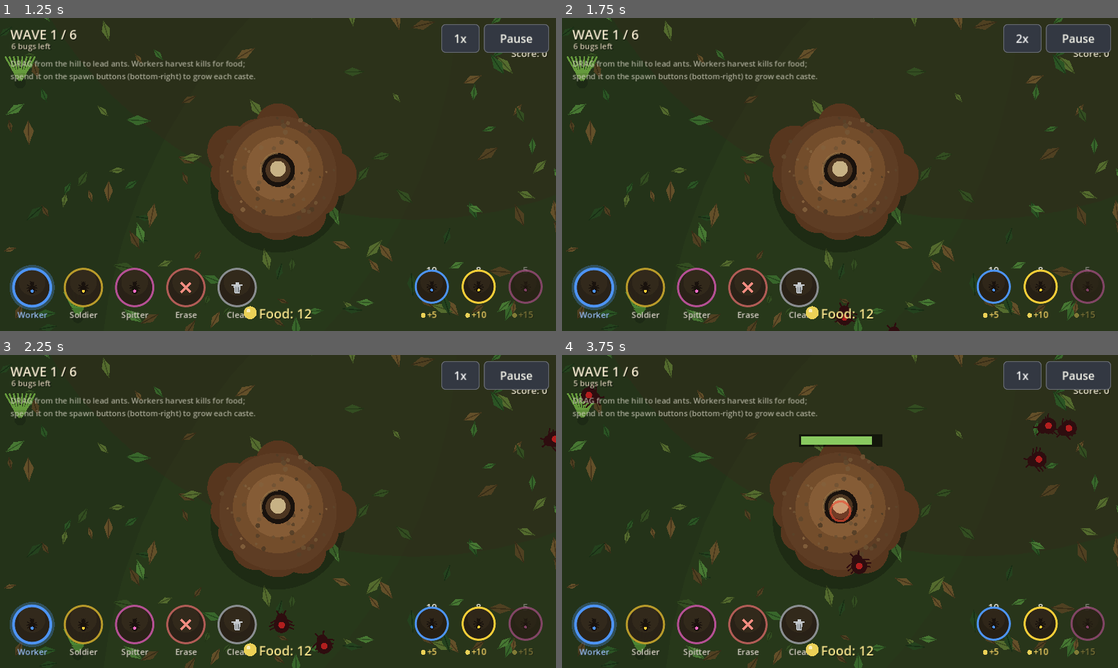
Above: before the commit, frames 1-4 (two rows, left to right).
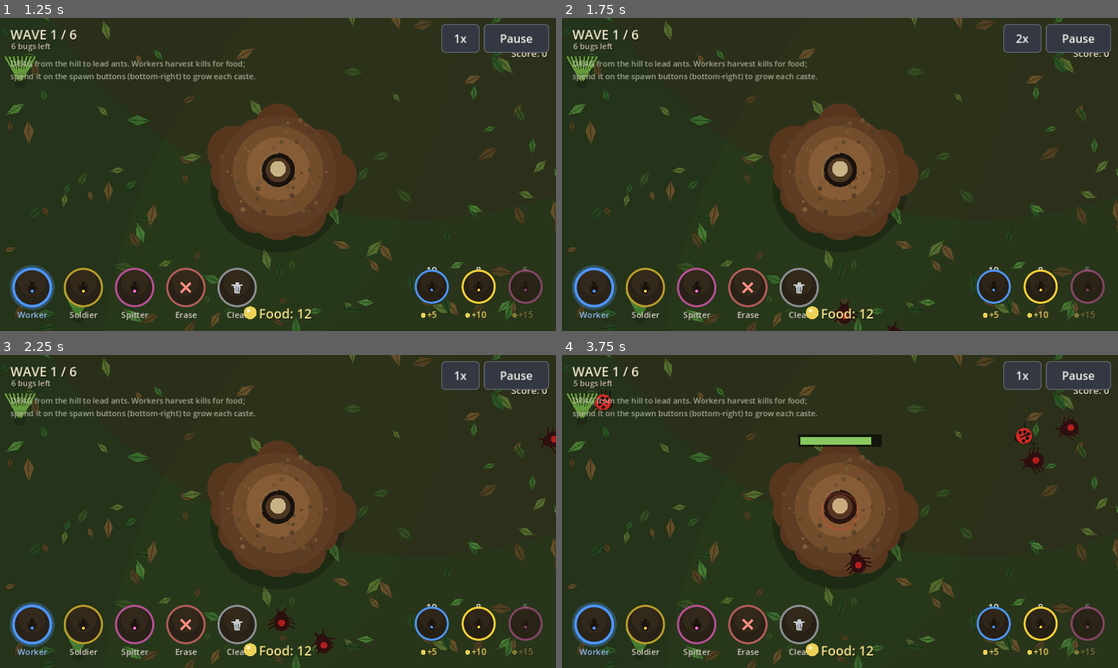
Above: after the commit, the same moments.

Repository: getarsenal/colony-commander
Game: Godot game, scene res://scenes/Main.tscn
Two runs of this game, one before a commit and one after it. Both use one fixed random seed, a clock stepped at 60 frames per second and the inputs below.
Inputs:
- Up to frame 1 (1.25 s): click "Call Wave" at 0.5 s
- Up to frame 2 (1.75 s): click "1x" at 1.25 s
- Up to frame 3 (2.25 s): click "2x" at 2 s
- Up to frame 4 (3.75 s): click "1x" at 2.75 s; click "2x" at 3.5 s

Frame 1 is identical in both runs. In frame 2, less than 0.1% of the frame differs, in the area x 48-62%, y 90-100%; in frame 3, 0.2%; in frame 4, 2.1%, in the area x 0-100%, y 0-100%.

Commit message:
Varied enemy bugs: beetle / ladybug / pillbug / fly / boss
Replace the single enemy with a roster, each with its own stats, food reward and
drawn look (sim/enemy.gd):
- Beetle (basic), Ladybug (quick, low HP), Pillbug (armoured tank), Fly (fast,
  winged), Boss (hulking, spiky, big hill-bite and food reward).
- WaveDirector picks a wave-scaled composition; a Boss arrives from wave 4 on
  (saved for the tail of the wave), with a screen-shake + "BOSS DOWN" beat.
- Kills now drop a carcass worth that bug's food value (boss husks are bigger
  and worth far more); on_enemy_killed/_drop_carcass/Carcass.drop_at thread the
  value through.

Validated: parses clean; headless smoke spawning + killing every kind (incl.
boss death) ran clean; verified each kind's look via xvfb frame renders; web
build re-exported.

https://claude.ai/code/session_011hkUGhTeefueTvzyEjhAPX

Diff:
--- a/sim/carcass.gd
+++ b/sim/carcass.gd
@@ -15,6 +15,7 @@
 var _alive := false
 var director = null
 var _bob := 0.0
+var _bscale := 1.0
 
 func _ready() -> void:
 	visible = false
@@ -25,10 +26,11 @@
 	_alive = false
 	visible = false
 
-func drop_at(pos: Vector2) -> void:
+func drop_at(pos: Vector2, value: int = FOOD_VALUE) -> void:
 	position = pos
 	rotation = randf() * TAU
-	food_value = FOOD_VALUE
+	food_value = value
+	_bscale = clampf(0.85 + value * 0.035, 0.85, 2.2)  # bigger bodies = bigger husks
 	claimed = false
 	_alive = true
 	_bob = randf() * TAU
@@ -65,8 +67,9 @@
 
 func _draw() -> void:
 	# a curled, pale husk with a soft food-glow so it reads as "grab me"
+	var b := BODY * _bscale
 	var glow := 0.5 + sin(_bob) * 0.12
-	draw_circle(Vector2.ZERO, BODY + 3.0, Color(0.95, 0.85, 0.35, 0.12 * glow))
-	draw_circle(Vector2.ZERO, BODY, Color(0.55, 0.50, 0.30))
-	draw_circle(Vector2(-2.0, -1.0), BODY * 0.55, Color(0.68, 0.62, 0.40))
-	draw_arc(Vector2.ZERO, BODY + 1.5, 0.0, TAU, 10, Color(0.30, 0.26, 0.16), 1.2)
+	draw_circle(Vector2.ZERO, b + 3.0, Color(0.95, 0.85, 0.35, 0.12 * glow))
+	draw_circle(Vector2.ZERO, b, Color(0.55, 0.50, 0.30))
+	draw_circle(Vector2(-2.0, -1.0) * _bscale, b * 0.55, Color(0.68, 0.62, 0.40))
+	draw_arc(Vector2.ZERO, b + 1.5, 0.0, TAU, 10, Color(0.30, 0.26, 0.16), 1.2)
--- a/sim/enemy.gd
+++ b/sim/enemy.gd
@@ -1,41 +1,46 @@
-## An attacking bug: the thing your colony defends against (handoff §5 / §7).
-##
-## Faithful to Anthill: enemies enter from the map edge and advance on the
-## anthill. Ants whose trail reaches them fight them; if an enemy reaches the
-## hill it bites the base (hill HP) and then dies. A slain enemy drops a Carcass
-## for Workers to harvest — that carcass IS the food economy's source.
-##
-## Pooled by WaveDirector exactly like ants are pooled by the Colony, so heavy
-## waves never instantiate/free per spawn (same 60fps discipline as step 1).
+## An attacking bug. Several distinct kinds (handoff §5/§7), faithful to the
+## original's varied roster: a basic Beetle, a quick Ladybug, an armoured Pillbug
+## tank, a fast Fly, and a hulking Boss. Each has its own stats, food reward and
+## drawn look. Pooled by the WaveDirector like before.
 class_name Enemy
 extends Node2D
 
 enum State { IDLE, ADVANCING, FIGHTING }
-
-# --- tuning -------------------------------------------------------------------
-const SPEED := 34.0              # px/sec crawl toward the hill
-const MAX_HP := 30.0
-const TOUCH_RANGE := 15.0        # how close an ant must be for us to bite it
+enum Kind { BEETLE, LADYBUG, PILLBUG, FLY, BOSS }
+
+# per-kind: hp, walk speed, bite (vs ants), hill bite, body radius, food reward
+const STATS := {
+	Kind.BEETLE:  {"hp": 30.0, "spd": 34.0, "bite": 6.0,  "hill": 10.0, "body": 7.0,  "food": 5},
+	Kind.LADYBUG: {"hp": 22.0, "spd": 42.0, "bite": 5.0,  "hill": 8.0,  "body": 7.0,  "food": 4},
+	Kind.PILLBUG: {"hp": 64.0, "spd": 22.0, "bite": 9.0,  "hill": 14.0, "body": 9.0,  "food": 8},
+	Kind.FLY:     {"hp": 14.0, "spd": 66.0, "bite": 4.0,  "hill": 6.0,  "body": 5.5, "food": 3},
+	Kind.BOSS:    {"hp": 260.0,"spd": 18.0, "bite": 22.0, "hill": 26.0, "body": 16.0, "food": 40},
+}
+
+const TOUCH_RANGE := 15.0
 const ATTACK_INTERVAL := 0.7
-const ATTACK_DAMAGE := 6.0
-const HILL_BITE := 10.0          # damage dealt to the base if we reach it
-const BODY := 7.0                # draw radius
 
 var state: int = State.IDLE
-var hp: float = MAX_HP
-var speed: float = SPEED
-
-var colony = null                # spatial queries + hill pos/HP (set at pool build)
-var director = null              # back-ref for carcass drop + pool release
+var kind: int = Kind.BEETLE
+var hp := 30.0
+var max_hp := 30.0
+var speed := 34.0
+var bite := 6.0
+var hill_bite := 10.0
+var body := 7.0
+var food_value := 5
+
+var colony = null
+var director = null
 
 var _target_ant = null
 var _attack_timer := 0.0
-var _hit_flash := 0.0            # white flash timer for juice
-var _wiggle := 0.0               # per-enemy gait phase
+var _hit_flash := 0.0
+var _wiggle := 0.0
 
 func _ready() -> void:
 	visible = false
-	z_index = 5  # above trails, roughly with ants
+	z_index = 5
 
 func init_pooled(p_colony, p_director) -> void:
 	colony = p_colony
@@ -43,15 +48,23 @@
 	state = State.IDLE
 	visible = false
 
-func spawn(pos: Vector2) -> void:
+func spawn(pos: Vector2, p_kind: int) -> void:
+	kind = p_kind
+	var s: Dictionary = STATS[kind]
+	max_hp = s["hp"]
+	hp = max_hp
+	speed = s["spd"] * randf_range(0.9, 1.1)
+	bite = s["bite"]
+	hill_bite = s["hill"]
+	body = s["body"]
+	food_value = s["food"]
 	position = pos
-	hp = MAX_HP
-	speed = SPEED * randf_range(0.85, 1.15)
 	state = State.ADVANCING
 	_target_ant = null
 	_attack_timer = 0.0
 	_hit_flash = 0.0
 	_wiggle = randf() * TAU
+	scale = Vector2.ONE
 	visible = true
 	queue_redraw()
 
@@ -61,20 +74,19 @@
 func _process(delta: float) -> void:
 	if state == State.IDLE:
 		return
-	_wiggle += delta * 9.0
+	_wiggle += delta * (14.0 if kind == Kind.FLY else 9.0)
 	if _hit_flash > 0.0:
 		_hit_flash = max(0.0, _hit_flash - delta)
 
-	# Engage the nearest ant in reach; otherwise keep marching on the hill.
 	if not is_instance_valid(_target_ant) or not _target_ant.is_combatant_for_enemy():
-		_target_ant = colony.nearest_ant(position, TOUCH_RANGE) if colony != null else null
+		_target_ant = colony.nearest_ant(position, TOUCH_RANGE + body) if colony != null else null
 
 	if is_instance_valid(_target_ant):
 		state = State.FIGHTING
 		_attack_timer -= delta
 		if _attack_timer <= 0.0:
 			_attack_timer = ATTACK_INTERVAL
-			_target_ant.take_damage(ATTACK_DAMAGE)
+			_target_ant.take_damage(bite)
 	else:
 		state = State.ADVANCING
 		_advance(delta)
@@ -84,10 +96,9 @@
 	var hill: Vector2 = colony.hill_pos if colony != null else Vector2.ZERO
 	var to_hill := hill - position
 	var d := to_hill.length()
-	if d <= 30.0:
-		# reached the base: bite it, then we're spent (no carcass — self-destruct)
+	if d <= 28.0 + body:
 		if colony != null:
-			colony.damage_hill(HILL_BITE)
+			colony.damage_hill(hill_bite)
 		_despawn()
 		return
 	position += to_hill / d * speed * delta
@@ -103,7 +114,7 @@
 
 func _die() -> void:
 	if director != null:
-		director.on_enemy_killed(position)   # carcass drop + kill FX
+		director.on_enemy_killed(position, food_value, kind == Kind.BOSS)
 	_despawn()
 
 func _despawn() -> void:
@@ -113,30 +124,92 @@
 	if director != null:
 		director.release(self)
 
-## Remove from the field without dropping a carcass (used on a base breach).
 func force_despawn() -> void:
-	if state == State.IDLE:
-		return
-	_despawn()
+	if state != State.IDLE:
+		_despawn()
+
+# --- drawing ------------------------------------------------------------------
 
 func _draw() -> void:
-	# squat beetle: dark carapace + a warning-red core, legs splayed by gait
-	var carapace := Color(0.18, 0.05, 0.06)
-	if _hit_flash > 0.0:
-		carapace = carapace.lerp(Color.WHITE, _hit_flash / 0.12)
+	match kind:
+		Kind.LADYBUG: _draw_ladybug()
+		Kind.PILLBUG: _draw_pillbug()
+		Kind.FLY: _draw_fly()
+		Kind.BOSS: _draw_boss()
+		_: _draw_beetle()
+	if hp < max_hp:
+		_draw_hp()
+
+func _flash(c: Color) -> Color:
+	return c.lerp(Color.WHITE, _hit_flash / 0.12) if _hit_flash > 0.0 else c
+
+func _legs(col: Color, b: float, w: float) -> void:
 	for i in 3:
-		var lx := -3.0 + i * 3.0
-		var sw := sin(_wiggle + i) * 2.2
-		draw_line(Vector2(lx, -BODY * 0.6), Vector2(lx - 3.0, -BODY - 2.0 + sw), carapace, 1.2)
-		draw_line(Vector2(lx, BODY * 0.6), Vector2(lx - 3.0, BODY + 2.0 - sw), carapace, 1.2)
-	draw_circle(Vector2(-2.0, 0.0), BODY, carapace)            # abdomen
-	draw_circle(Vector2(BODY * 0.5, 0.0), BODY * 0.7, carapace) # head
-	draw_circle(Vector2(-2.0, 0.0), BODY * 0.42, Color(0.7, 0.12, 0.12))  # red core
-	# pincers
-	draw_line(Vector2(BODY, -2.0), Vector2(BODY + 4.0, -4.0), carapace, 1.4)
-	draw_line(Vector2(BODY, 2.0), Vector2(BODY + 4.0, 4.0), carapace, 1.4)
-	# HP pip when hurt
-	if hp < MAX_HP:
-		var f := clampf(hp / MAX_HP, 0.0, 1.0)
-		draw_rect(Rect2(-8.0, -BODY - 7.0, 16.0, 2.5), Color(0, 0, 0, 0.5))
-		draw_rect(Rect2(-8.0, -BODY - 7.0, 16.0 * f, 2.5), Color(0.4, 0.85, 0.3))
+		var lx := -b * 0.5 + i * b * 0.5
+		var sw := sin(_wiggle + i) * b * 0.3
+		draw_line(Vector2(lx, -b * 0.6), Vector2(lx - b * 0.5, -b - 3.0 + sw), col, w)
+		draw_line(Vector2(lx, b * 0.6), Vector2(lx - b * 0.5, b + 3.0 - sw), col, w)
+
+func _draw_beetle() -> void:
+	var c := _flash(Color(0.18, 0.06, 0.06))
+	_legs(c, body, 1.2)
+	draw_circle(Vector2(-2, 0), body, c)
+	draw_circle(Vector2(body * 0.5, 0), body * 0.7, c)
+	draw_circle(Vector2(-2, 0), body * 0.42, Color(0.7, 0.12, 0.12))
+	draw_line(Vector2(body, -2), Vector2(body + 4, -4), c, 1.4)
+	draw_line(Vector2(body, 2), Vector2(body + 4, 4), c, 1.4)
+
+func _draw_ladybug() -> void:
+	var red := _flash(Color(0.82, 0.16, 0.14))
+	var blk := _flash(Color(0.10, 0.08, 0.07))
+	_legs(blk, body, 1.1)
+	draw_circle(Vector2(body * 0.6, 0), body * 0.55, blk)         # head
+	draw_circle(Vector2(-1, 0), body, red)                        # shell
+	draw_line(Vector2(-body, 0), Vector2(body * 0.4, 0), blk, 1.2)  # wing split
+	for sp in [Vector2(-3, -3), Vector2(-3, 3), Vector2(1, -4), Vector2(1, 4), Vector2(-5, 0)]:
+		draw_circle(sp, 1.5, blk)
+
+func _draw_pillbug() -> void:
+	var g := _flash(Color(0.42, 0.42, 0.46))
+	var gd := _flash(Color(0.28, 0.28, 0.32))
+	_legs(gd, body, 1.1)
+	draw_circle(Vector2(0, 0), body, g)
+	# armoured segments
+	for i in range(-2, 3):
+		var x := i * body * 0.38
+		draw_arc(Vector2(x - body * 0.2, 0), body * 0.9, -PI * 0.5, PI * 0.5, 8, gd, 1.6)
+	draw_circle(Vector2(body * 0.7, 0), body * 0.5, gd)  # head
+
+func _draw_fly() -> void:
+	var c := _flash(Color(0.16, 0.18, 0.22))
+	# beating wings
+	var wf := 0.5 + 0.5 * sin(_wiggle * 3.0)
+	var wing := Color(0.75, 0.82, 0.95, 0.35)
+	draw_circle(Vector2(-2, -body - 1), body * (0.7 + 0.3 * wf), wing)
+	draw_circle(Vector2(-2, body + 1), body * (0.7 + 0.3 * wf), wing)
+	draw_circle(Vector2(-2, 0), body, c)
+	draw_circle(Vector2(body * 0.6, 0), body * 0.6, c)
+	draw_circle(Vector2(body * 0.8, 0), body * 0.3, Color(0.7, 0.2, 0.2))  # red eyes
+
+func _draw_boss() -> void:
+	var o := _flash(Color(0.85, 0.42, 0.12))
+	var od := _flash(Color(0.55, 0.22, 0.06))
+	_legs(od, body, 2.2)
+	# spiky carapace
+	for i in 10:
+		var a := TAU * i / 10.0
+		var dir := Vector2(cos(a), sin(a))
+		draw_line(dir * body * 0.8, dir * (body + 6.0), od, 2.4)
+	draw_circle(Vector2(-2, 0), body, o)
+	draw_circle(Vector2(-2, 0), body * 0.6, od)
+	draw_circle(Vector2(body * 0.7, 0), body * 0.6, o)
+	# mandibles
+	draw_line(Vector2(body, -3), Vector2(body + 8, -7), od, 3.0)
+	draw_line(Vector2(body, 3), Vector2(body + 8, 7), od, 3.0)
+
+func _draw_hp() -> void:
+	var f := clampf(hp / max_hp, 0.0, 1.0)
+	var w := body * 2.4
+	var y := -body - 8.0
+	draw_rect(Rect2(-w * 0.5, y, w, 2.6), Color(0, 0, 0, 0.5))
+	draw_rect(Rect2(-w * 0.5, y, w * f, 2.6), Color(0.4, 0.85, 0.3))
--- a/sim/wave_director.gd
+++ b/sim/wave_director.gd
@@ -35,6 +35,7 @@
 
 var _to_spawn := 0
 var _spawn_timer := 0.0
+var _boss_pending := false
 
 var _enemy_pool: Array = []
 var _enemy_free: Array = []
@@ -100,11 +101,32 @@
 func _start_wave() -> void:
 	_to_spawn = WAVE_COUNTS[wave_index]
 	_spawn_timer = 0.0
+	_boss_pending = wave_index >= 3   # a boss arrives from wave 4 on
 	state = State.SPAWNING
 
 func _spawn_one() -> void:
 	var e = _enemy_pool[_enemy_free.pop_back()]
-	e.spawn(_edge_spawn_point())
+	e.spawn(_edge_spawn_point(), _pick_kind())
+
+## Wave-scaled bug composition (boss saved for the tail of qualifying waves).
+func _pick_kind() -> int:
+	if _boss_pending and _to_spawn <= 1:
+		_boss_pending = false
+		return Enemy.Kind.BOSS
+	var w := wave_index
+	var roll := randf()
+	if w <= 1:
+		return Enemy.Kind.LADYBUG if roll < 0.30 else Enemy.Kind.BEETLE
+	elif w <= 3:
+		if roll < 0.20: return Enemy.Kind.PILLBUG
+		elif roll < 0.45: return Enemy.Kind.FLY
+		elif roll < 0.70: return Enemy.Kind.LADYBUG
+		return Enemy.Kind.BEETLE
+	else:
+		if roll < 0.34: return Enemy.Kind.PILLBUG
+		elif roll < 0.58: return Enemy.Kind.FLY
+		elif roll < 0.80: return Enemy.Kind.LADYBUG
+		return Enemy.Kind.BEETLE
 
 ## Player summons the pending wave immediately (only meaningful during PREP).
 func call_wave() -> void:
@@ -154,21 +176,24 @@
 
 # --- callbacks from entities --------------------------------------------------
 
-func on_enemy_killed(pos: Vector2) -> void:
+func on_enemy_killed(pos: Vector2, food_value: int, is_boss: bool) -> void:
 	enemies_killed += 1
-	_drop_carcass(pos)
+	_drop_carcass(pos, food_value)
 	if fx != null:
-		fx.puff(pos, Color(0.7, 0.15, 0.12), 18.0)
+		fx.puff(pos, Color(0.7, 0.15, 0.12), 30.0 if is_boss else 18.0)
+		if is_boss:
+			fx.add_shake(0.5)
+			fx.popup(pos + Vector2(0, -24), "BOSS DOWN", Color(0.95, 0.6, 0.2))
 
 func splash(pos: Vector2) -> void:
 	if fx != null:
 		fx.puff(pos, Color(0.55, 0.85, 0.25), 9.0)
 
-func _drop_carcass(pos: Vector2) -> void:
+func _drop_carcass(pos: Vector2, value: int) -> void:
 	if _carcass_free.is_empty():
 		return
 	var c = _carcass_pool[_carcass_free.pop_back()]
-	c.drop_at(pos)
+	c.drop_at(pos, value)
 
 func fire_projectile(from: Vector2, target) -> void:
 	if _proj_free.is_empty():
Not shown, changed: README.md
